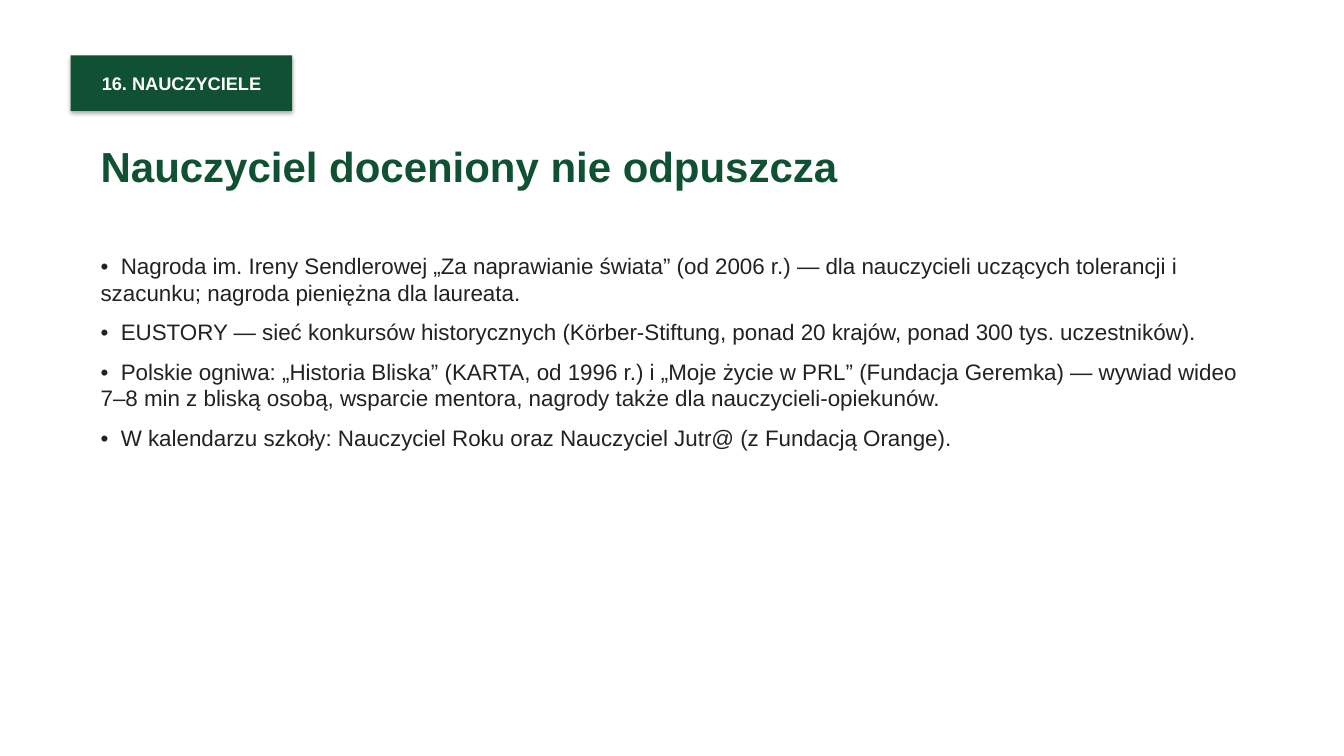
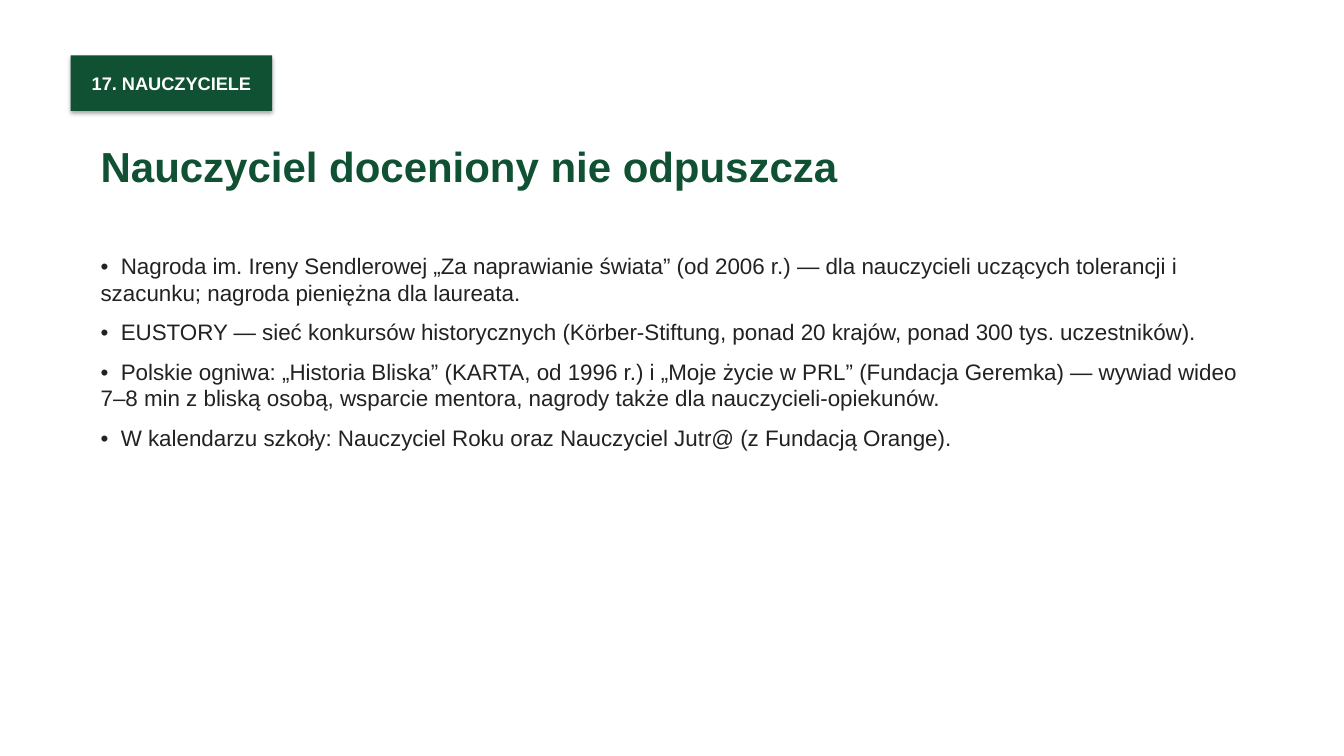
Before and after one commit to mszana-info/mszana, a slide deck: slide 22 of seminarium/prezentacja-muzeum-bez-scian.pptx (slide 21 before the commit). Drawn at 1344x756 pixels with LibreOffice and Linux fonts; fonts in the diff are those of the drawing. Boxes give left, top, right and bottom in pixels: in the first picture for what was removed or moved away, otherwise in the second. Text is boxed around its words. In the diff, an @@ line names an element or a change of style, - is before the commit and + after.

```diff
--- a/seminarium/prezentacja-muzeum-bez-scian.pptx
+++ b/seminarium/prezentacja-muzeum-bez-scian.pptx
@@ rectangle "17. NAUCZYCIELE": place and size @@
-rectangle "17. NAUCZYCIELE" at [71, 55, 292, 111]
+rectangle "17. NAUCZYCIELE" at [71, 55, 272, 111]
@@ text in rectangle at [92, 77, 251, 90]: text changed @@
-16. NAUCZYCIELE
+17. NAUCZYCIELE
```
Also in this commit, not shown: 19 other slides changed, 1 slide added, 10 other files.
